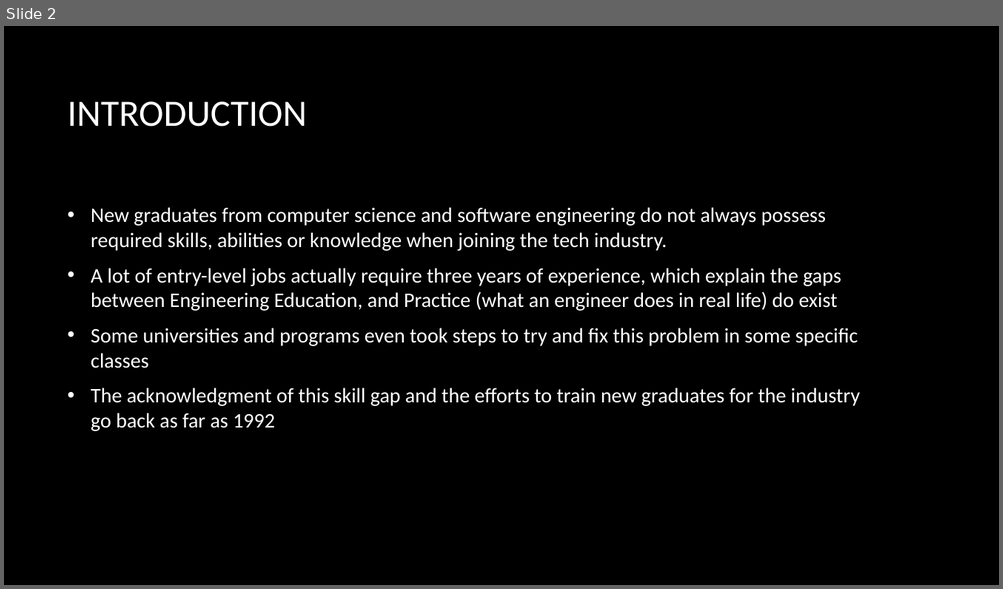
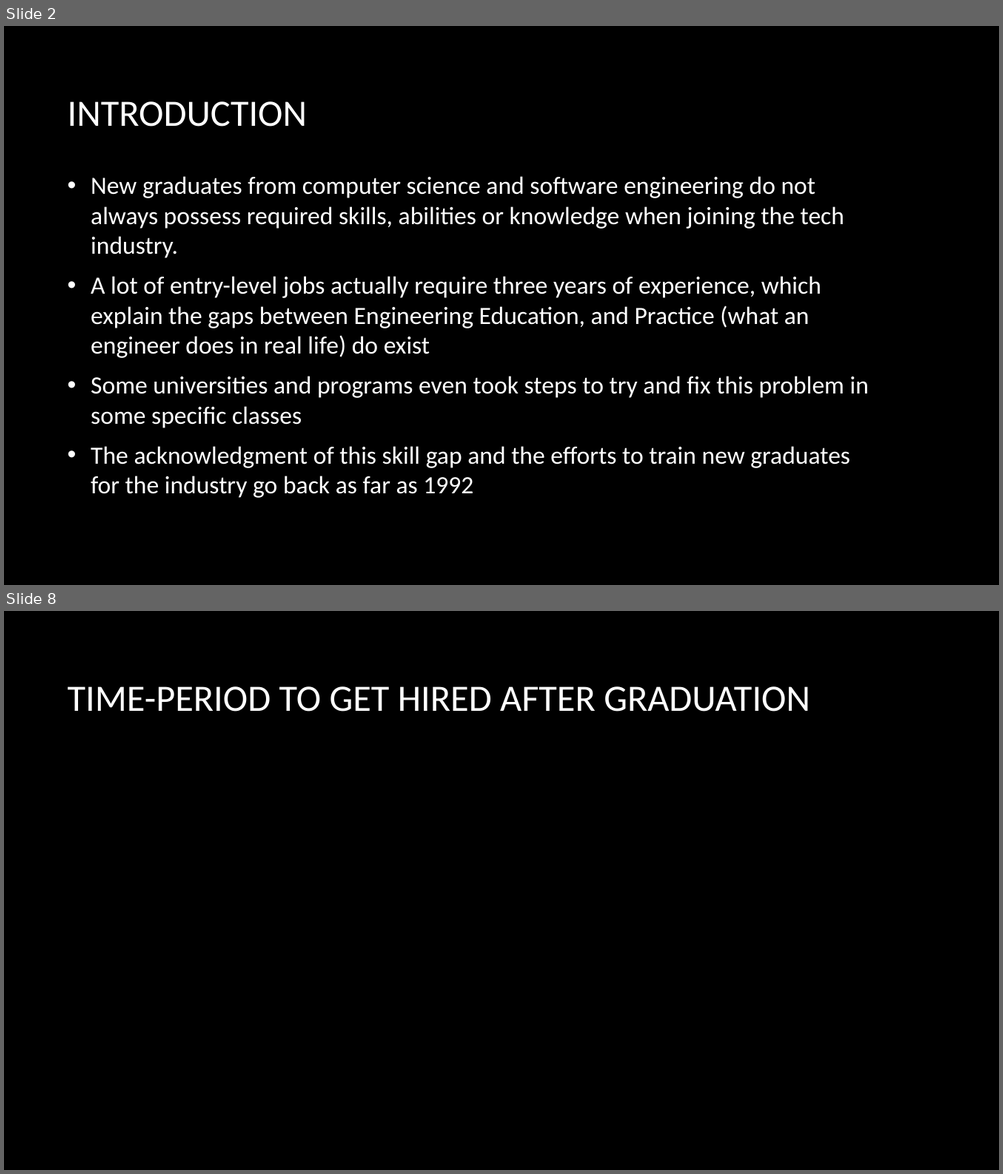
Before and after one commit to alanfranz/cs6460-teamcsse, a slide deck: Final Project/Project_Presentation.pptx. Shown one above the other, each under a label of ours: slide 2 before the commit, slides 2 and 8 after it; the slides between them are not shown. The pictures are 1003x589 and 1003x1174 pixels, drawn with LibreOffice and Linux fonts; fonts in the diff are those of the drawing; background and template pictures are left out. Boxes give left, top, right and bottom in pixels: in the first picture for what was removed or moved away, otherwise in the second. Text is boxed around its words. In the diff, an @@ line names an element or a change of style, - is before the commit and + after.

```diff
--- a/Final Project/Project_Presentation.pptx
+++ b/Final Project/Project_Presentation.pptx
@@ slide 8 added at (4, 611, 999, 1170), background picture (left out) @@
@@ title added at (68, 686, 810, 712), 36 pt, text #FFFFFF @@
+TIME-PERIOD TO GET HIRED AFTER GRADUATION
@@ slide 2 changed as well @@
@@ text "New graduates from computer science ...": place and size @@
-text "New graduates from computer science ..." at (91, 207, 859, 432)
+text "New graduates from computer science ..." at (91, 176, 868, 498)
@@ text "New graduates from computer science ..." at (91, 176, 868, 498): size 20 to 24 pt @@
```
Also in this commit, not shown: 1 other slide changed, 5 other slides added, 1 slide removed.
